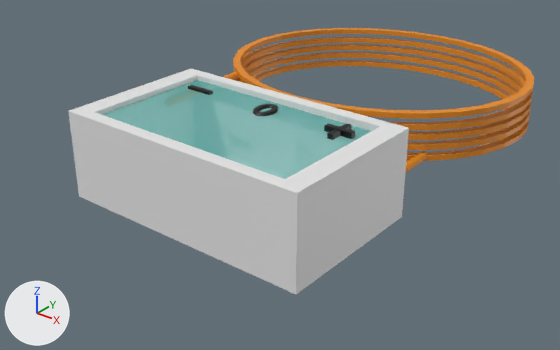
Two versions of the COLLADA model exp2Faraday/assets/multimetro2.dae, one commit apart.
Rendered twice from a 50 mm camera at (1.406, -1.288, 0.965) aimed at (-0.07, 0.556, -0.178). Every picture has the same lights, and +X, +Y and +Z are marked at lower left. Where no turn or scale is listed for an object, it has been applied to the vertices.

Names of what the first picture shows: 'Cono.010'.
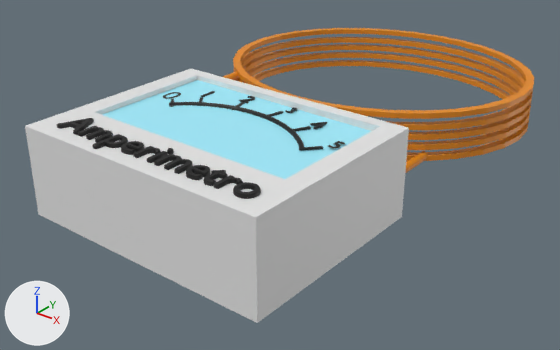
Location of each change, (x1, y1, x2, y2) in pixels of the pictures (560 x 350 px):
'Cono.010', reshaped (9% wider, 11% taller): before (68, 28, 534, 294); after (25, 28, 534, 323)
'Text.002', added (black): after (57, 118, 261, 199)
'Plane.002', added (black): after (163, 91, 345, 151)
part 1 of me_cono_007, cut back: before (68, 80, 381, 294); after (25, 97, 381, 323)
part 2 of me_cono_007, recoloured: (178, 141, 299, 179) in both

What changed in the scene script:
```text
Add mat_material_057:
    mat_material_057 = principled_material('Material.057')
    mat_material_057.base_color = (0.361, 0.855, 1.0)  # cyan #a2eeff
Add mat_material_018:
    mat_material_018 = principled_material('Material.018')
    mat_material_018.base_color = (0.0, 0.0, 0.0)  # black #000000
Change me_cono_007:
    used by ob_cono_010; location = (0.0, 0.0, 0.0)
    remove me_cono_007.from_pydata(...)  # 1136 vertices, 2256 faces; spans x -0.59..0.54, y 0.0..1.55, z -0.15..0.13
    add me_cono_007.from_pydata(...)  # 801 vertices, 1581 faces; spans x -0.59..0.54, y -0.15..1.55, z -0.15..0.13
    me_cono_007 part 1: 4 vertices moved from x -0.43..0.43, y 0.0, z -0.15..0.13 to x -0.43..0.43, y -0.15, z -0.15..0.13; 335 vertices removed from x -0.32..0.32, y 0.35..0.44, z 0.11..0.13
    me_cono_007 part 2: 1 face spanning x -0.24..0.36, y 0.04..0.14, z 0.11..0.12 switches from mat_material_062 (cyan #5ce7de) to mat_material_057 (cyan #a2eeff)
    remove me_cono_007.materials.append(mat_material_062)  # cyan #5ce7de
    add me_cono_007.materials.append(mat_material_057)  # cyan #a2eeff
Add me_plane_002:
    me_plane_002.from_pydata(...)  # 2148 vertices, 4060 faces; spans x -0.612..0.057, y -0.027..0.209, z -0.009..0.011
    me_plane_002.materials.append(mat_material_018)  # black #000000
Add me_text_008:
    me_text_008.from_pydata(...)  # 10548 vertices, 21068 faces; spans x -0.002..0.708, y -0.031..0.089, z -0.012..0.012
    me_text_008.materials.append(mat_material_018)  # black #000000
Add ob_plane_002:
    ob_plane_002 = bpy.data.objects.new('Plane.002', me_plane_002)
    ob_plane_002.location = (0.275, 0.259, 0.116)
Add ob_text_002:
    ob_text_002 = bpy.data.objects.new('Text.002', me_text_008)
    ob_text_002.location = (-0.345, -0.099, 0.133)
```
